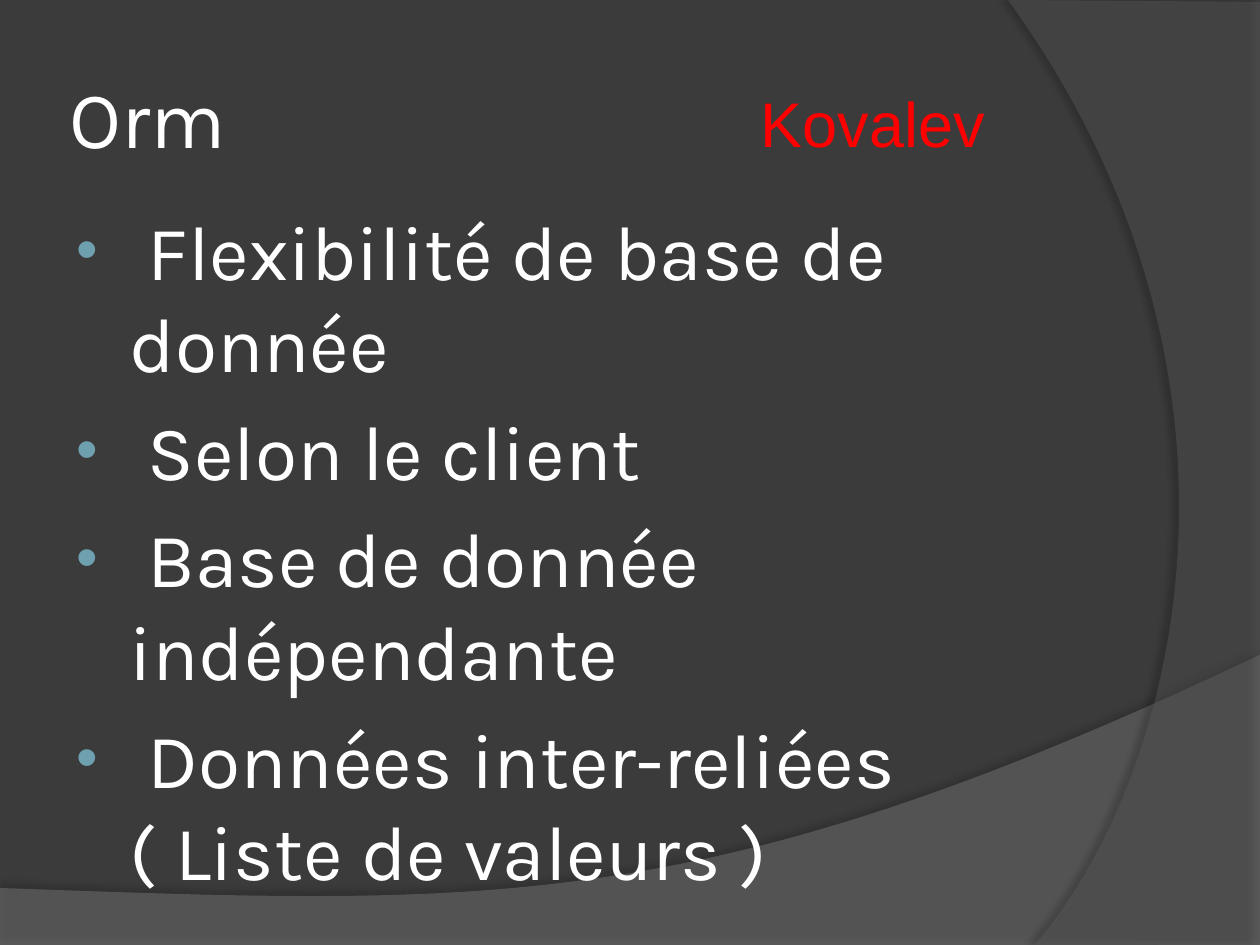
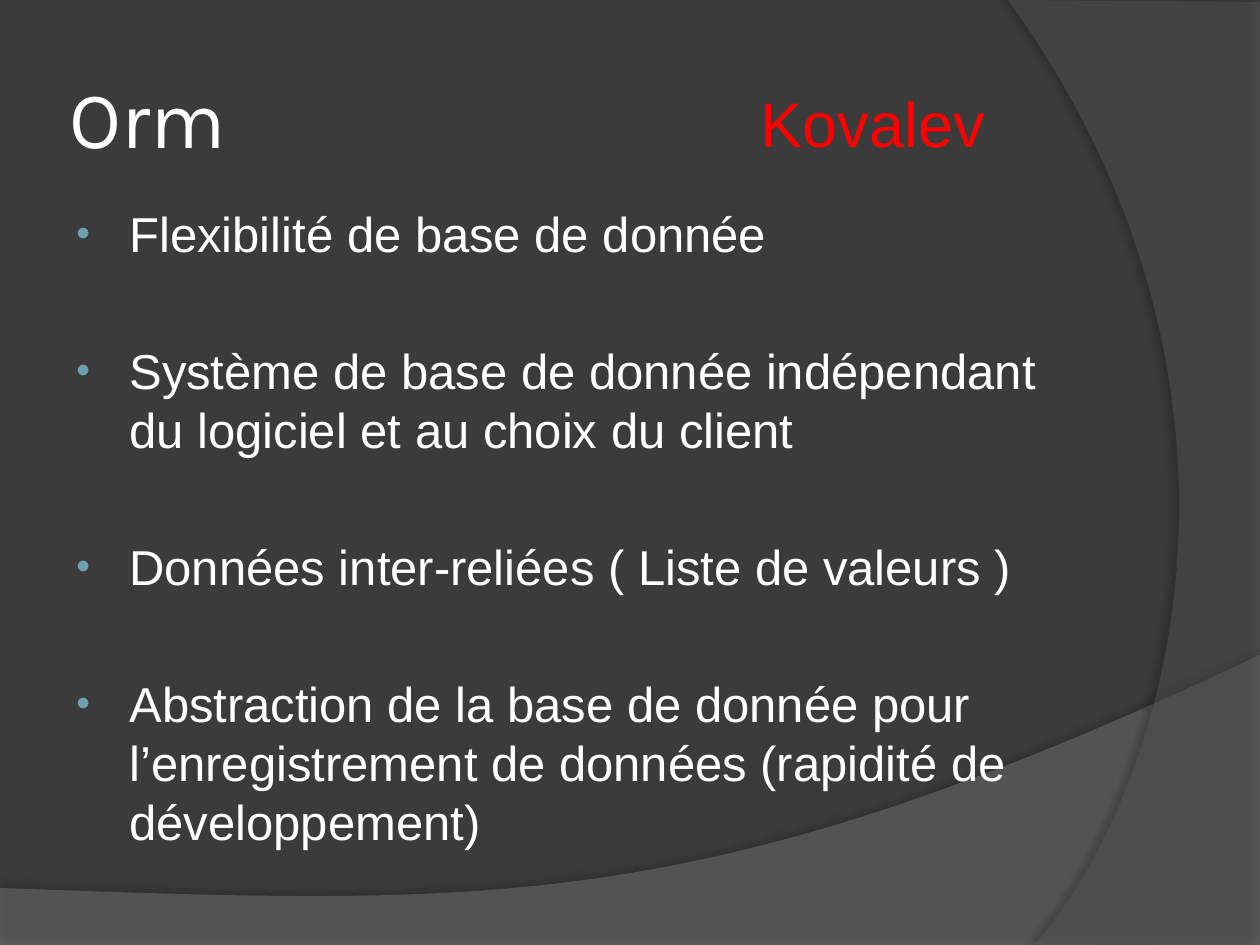
Before and after one commit to udovisdevoh/newtonerp, a slide deck: slide 5 of NewtonERP/Documentation/BeeERP_presentation.pptx. Drawn at 1260x945 pixels with LibreOffice and Linux fonts; fonts in the diff are those of the drawing. Boxes give left, top, right and bottom in pixels: in the first picture for what was removed or moved away, otherwise in the second. Text is boxed around its words. In the diff, an @@ line names an element or a change of style, - is before the commit and + after.

```diff
--- a/NewtonERP/Documentation/BeeERP_presentation.pptx
+++ b/NewtonERP/Documentation/BeeERP_presentation.pptx
@@ text at [129,216,981,586]: size 44 to 28 pt, font Karla to Arial in "Flexibilité de base de donnée", "Données inter-reliées ( Liste de valeurs )"; less space between paragraphs @@
@@ text at [129,353,1036,458]: text changed; size 44 to 28 pt; font Karla to Arial @@
-• Selon le client
-• Base de donnée indépendante
+• Système de base de donnée indépendant du logiciel et au choix du client
@@ text at [129,686,1005,850]: paragraph added @@
+• Abstraction de la base de donnée pour l’enregistrement de données (rapidité de développement)
```
Also in this commit, not shown: 8 other slides changed.
